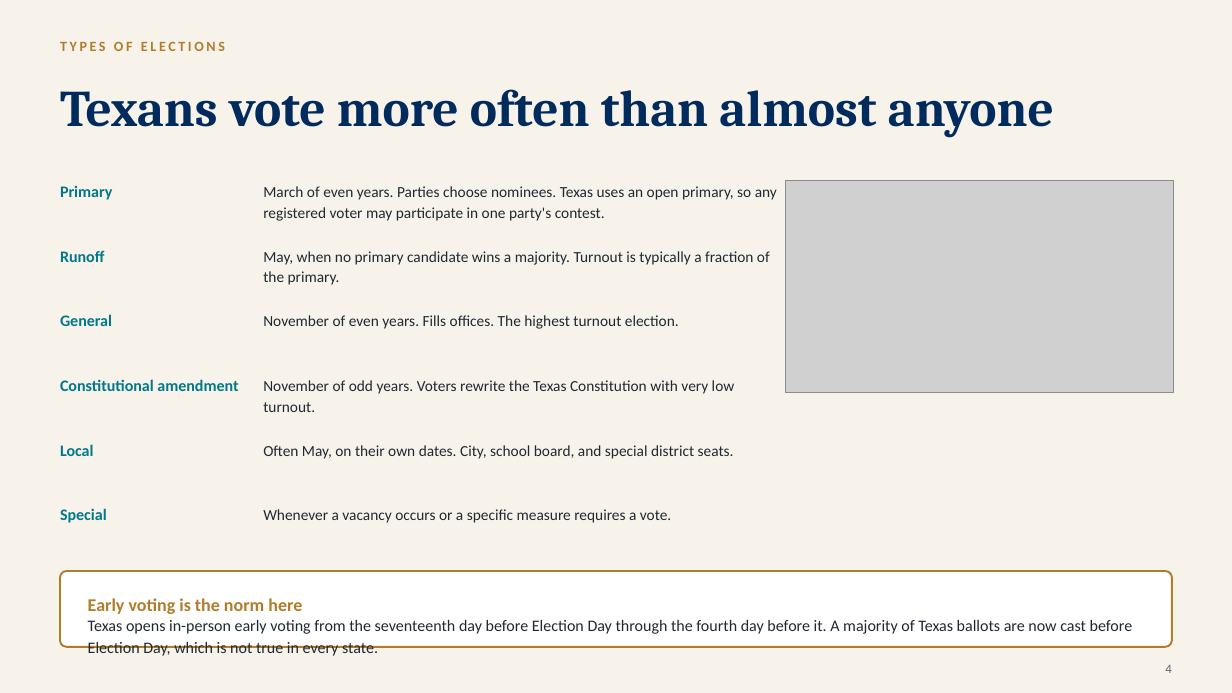
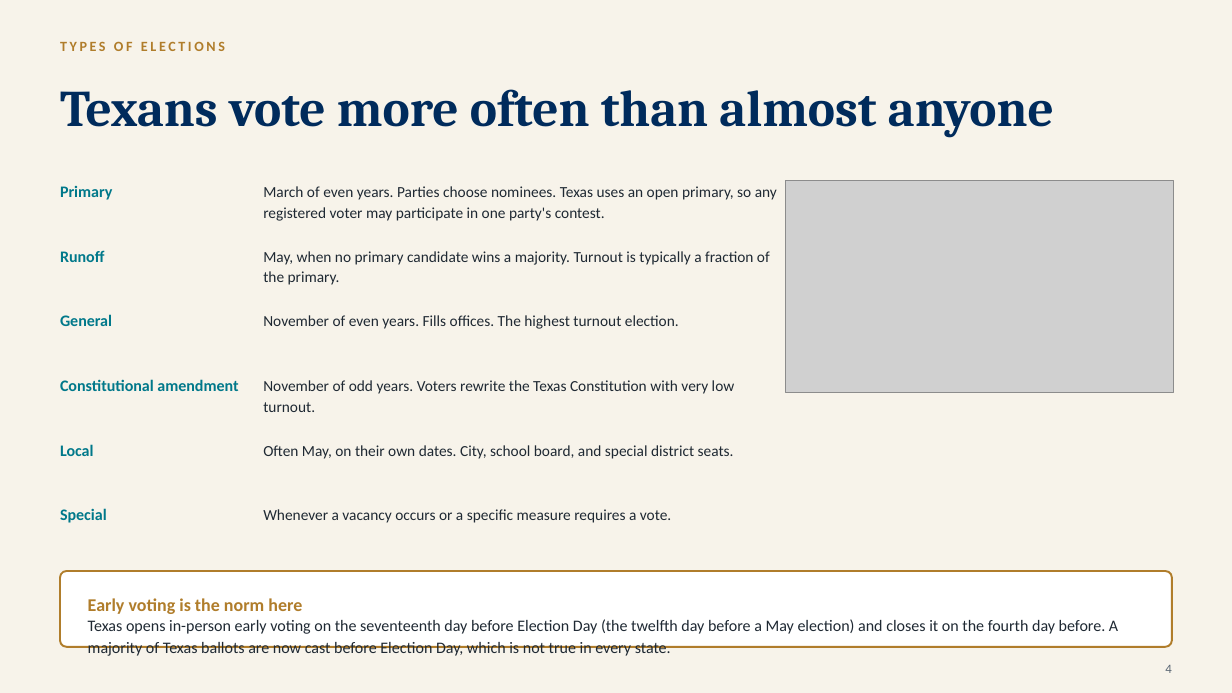
Before and after one commit to ProfessorJaredAlanStewart/texas-govt-modules, a slide deck: slide 5 of slides/Chapter 08 - Voting and Political Participation (Lecture Deck).pptx. Drawn at 1232x693 pixels with LibreOffice and Linux fonts; fonts in the diff are those of the drawing; grey boxes stand for pictures. Boxes give left, top, right and bottom in pixels: in the first picture for what was removed or moved away, otherwise in the second. Text is boxed around its words. In the diff, an @@ line names an element or a change of style, - is before the commit and + after.

```diff
--- a/slides/Chapter 08 - Voting and Political Participation (Lecture Deck).pptx
+++ b/slides/Chapter 08 - Voting and Political Participation (Lecture Deck).pptx
@@ text at bbox=[88, 619, 1118, 656]: text changed @@
-Texas opens in-person early voting from the seventeenth day before Election Day through the fourth day before it. A majority of Texas ballots are now cast before Election Day, which is not true in every state.
+Texas opens in-person early voting on the seventeenth day before Election Day (the twelfth day before a May election) and closes it on the fourth day before. A majority of Texas ballots are now cast before Election Day, which is not true in every state.
```
Also in this commit, not shown: 4 other slides changed, 58 other files.
